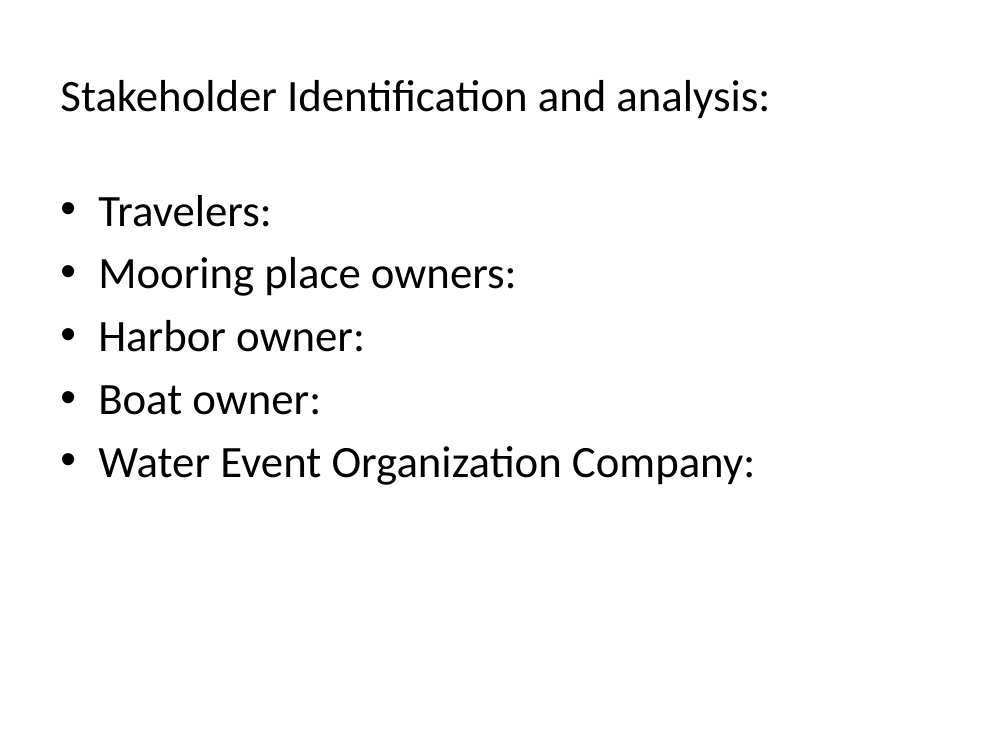
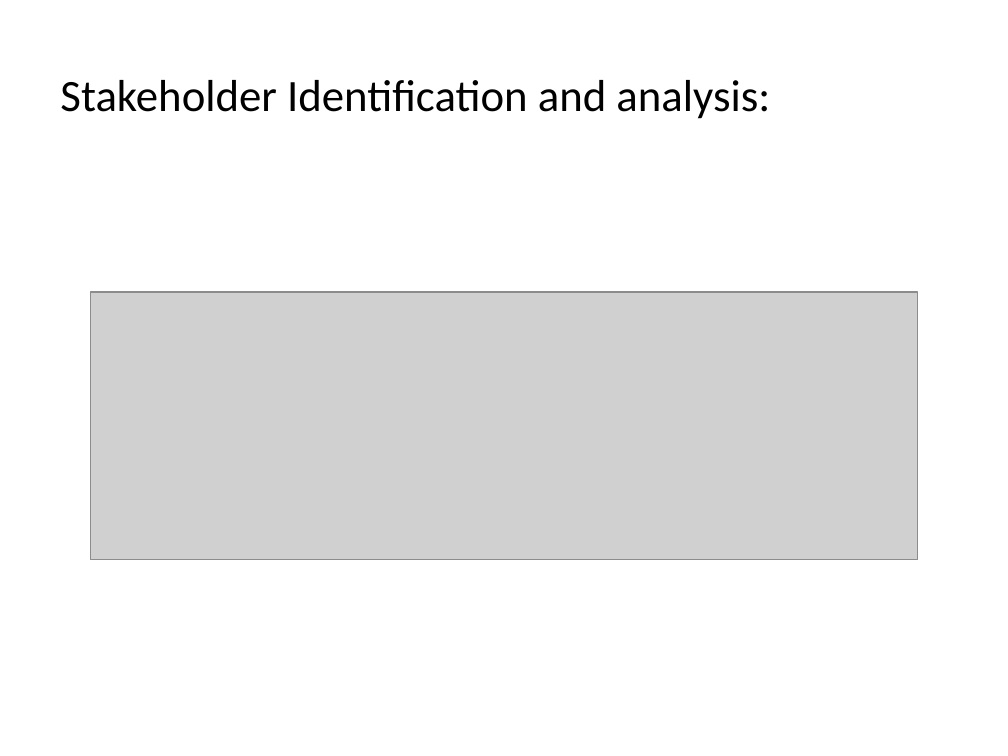
Before and after one commit to alihsn2010/REDocument, a slide deck: slide 9 of Software Requirement Engineering and product management.pptx (slide 8 before the commit). Drawn at 1008x756 pixels with LibreOffice and Linux fonts; fonts in the diff are those of the drawing; grey boxes stand for pictures. Boxes give left, top, right and bottom in pixels: in the first picture for what was removed or moved away, otherwise in the second. Text is boxed around its words. In the diff, an @@ line names an element or a change of style, - is before the commit and + after.

```diff
--- a/Software Requirement Engineering and product management.pptx
+++ b/Software Requirement Engineering and product management.pptx
@@ text removed at [98, 195, 755, 485] @@
-• Travelers:
-• Mooring place owners:
-• Harbor owner:
-• Boat owner:
-• Water Event Organization Company:
@@ picture added at [91, 292, 918, 560] @@
```
Also in this commit, not shown: 3 other slides changed, 21 slides added, 2 slides removed.
